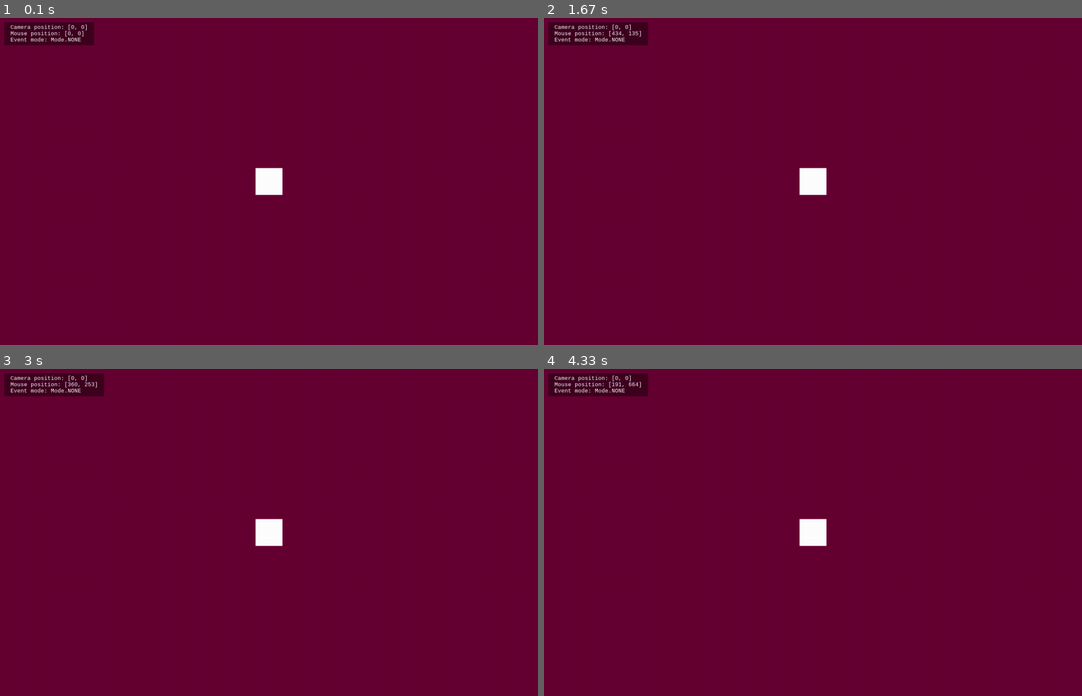
Above: before the commit, frames 1-4 (two rows, left to right).
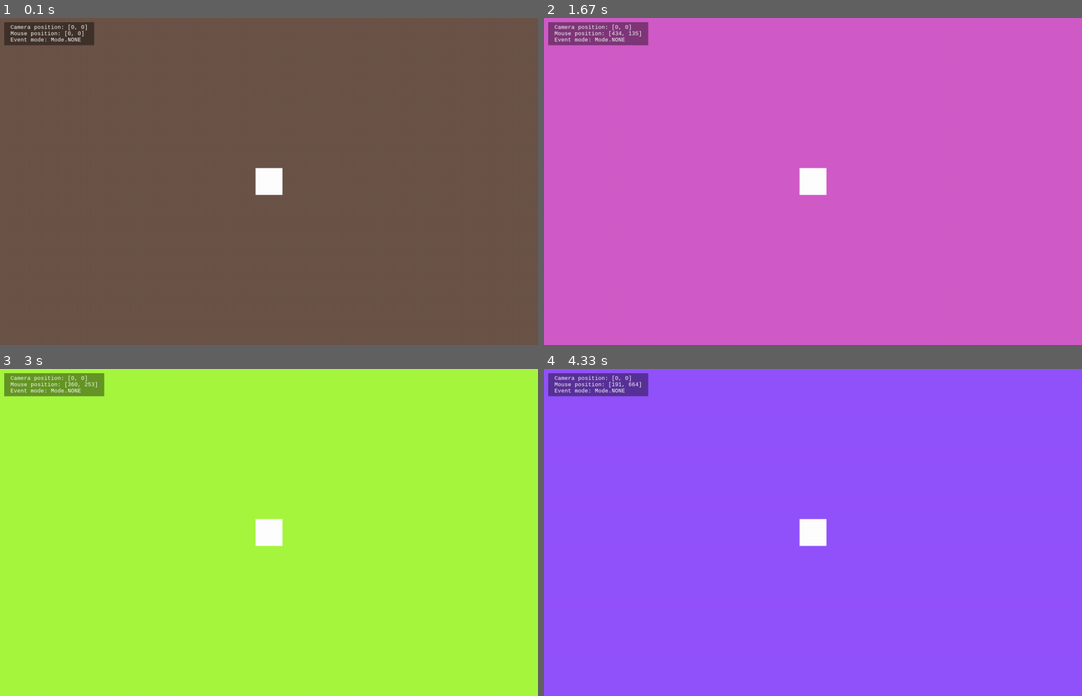
Above: after the commit, the same moments.

Repository: jacinator/learning-pygame
Game: pygame game, started from src/__main__.py
The game is run twice, just before and just after one commit, with the same random seed, the same clock (stepped at 60 frames per second) and the same inputs.
Inputs (mouse positions are in pixels of both pictures, inside the frame that each line leads up to):
- Up to frame 1 (0.1 s): no input
- Up to frame 2 (1.67 s): press the mouse at (683, 184) at 0.37 s; move the mouse to (775, 217) at 0.47 s; release the mouse at (866, 253) at 0.6 s; press the mouse at (683, 184) at 0.7 s; move the mouse to (678, 122) at 0.8 s; release the mouse at (673, 60) at 0.93 s; press the mouse at (683, 184) at 1.03 s; move the mouse to (753, 201) at 1.13 s; release the mouse at (818, 217) at 1.27 s; right-click (726, 73) at 1.38 s
- Up to frame 3 (3 s): click (408, 503) at 1.72 s; click (91, 565) at 2.05 s; click (107, 421) at 2.38 s; click (150, 473) at 2.72 s
- Up to frame 4 (4.33 s): click (651, 653) at 3.05 s; click (705, 558) at 3.38 s; click (710, 454) at 3.72 s; click (624, 646) at 4.05 s

The runs differ from the first frame. In frame 1, 100% of the frame differs, in the area x 0-100%, y 0-100%; in frame 2, 100%; in frame 3, 100%; in frame 4, 100%.

Commit message:
Adding color cycling and mouse centring.

Diff:
--- a/src/game.py
+++ b/src/game.py
@@ -1,6 +1,7 @@
 from __future__ import annotations
 
 from enum import Flag, auto
+from random import randint
 from typing import ClassVar, Self
 
 import pygame
@@ -83,16 +84,19 @@
 
 class Game:
     FRAMERATE: ClassVar[int] = 60
+    ZERO: pygame.Vector2 = pygame.Vector2((0, 0))
 
     SCREEN_NAME: ClassVar[str] = "Middle Earth"
     SCREEN_SIZE: ClassVar[tuple[int, int]] = (1280, 780)
 
     def __init__(self) -> None:
+        self.color: tuple[int, int, int] = (randint(0, 255), randint(0, 255), randint(0, 255))
+
         self.running: bool = False
         self.mode: Mode = Mode.NONE
 
-        self.camera_position: pygame.Vector2 = pygame.Vector2((0, 0))
-        self.mouse_position: pygame.Vector2 = pygame.Vector2((0, 0))
+        self.camera_position: pygame.Vector2 = self.ZERO.copy()
+        self.mouse_position: pygame.Vector2 = self.ZERO.copy()
 
     def __enter__(self) -> Self:
         pygame.init()
@@ -112,7 +116,7 @@
 
     def frame(self) -> None:
         self.handle_events()
-        self.surface.fill((102, 0, 51))
+        self.surface.fill(self.color)
 
         self.chunk.render()
         self.debug.render()
@@ -145,8 +149,12 @@
 
     def handle_mousebuttondown(self, event: pygame.event.Event) -> None:
         match (self.mode, event.button):
+            case (_, pygame.BUTTON_LEFT):
+                self.color = (randint(0, 255), randint(0, 255), randint(0, 255))
             case (_, pygame.BUTTON_MIDDLE):
                 self.mode = Mode.DRAG
+            case (_, pygame.BUTTON_RIGHT):
+                self.camera_position = self.ZERO.copy()
 
     def handle_mousebuttonup(self, event: pygame.event.Event) -> None:
         match (self.mode, event.button):
